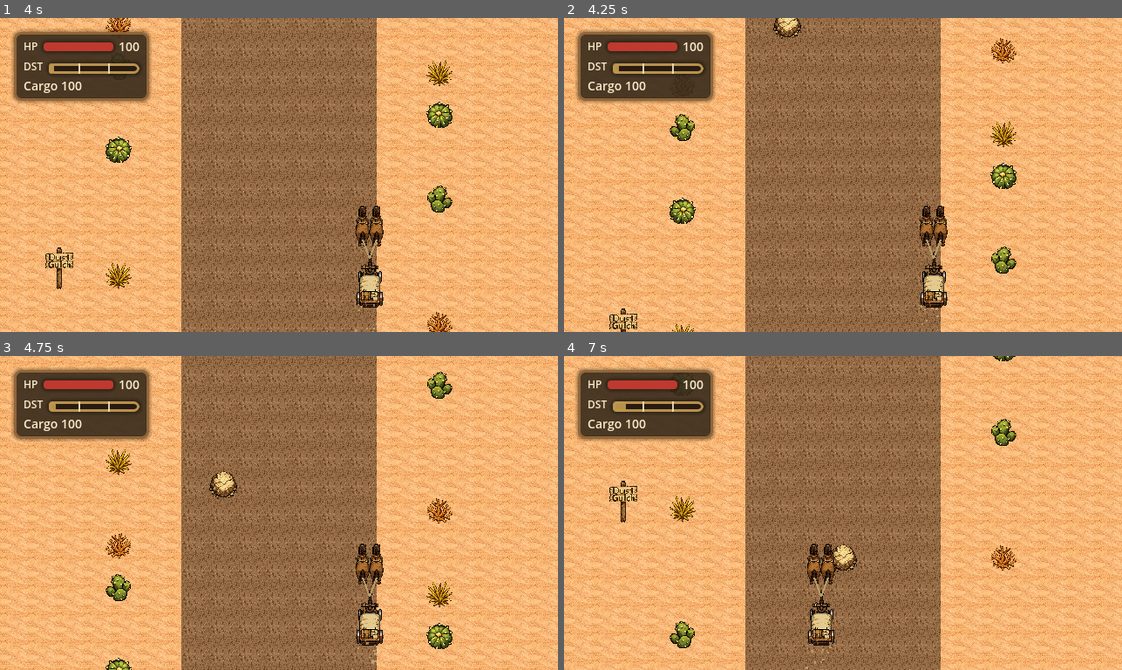
Above: before the commit, frames 1-4 (two rows, left to right).
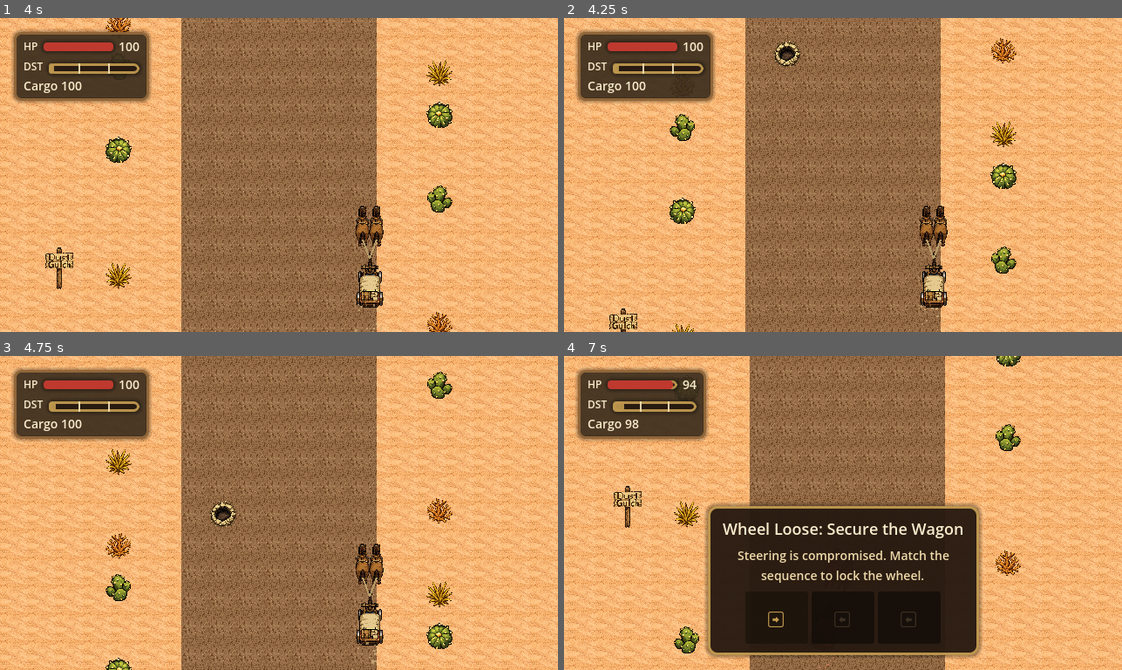
Above: after the commit, the same moments.

Repository: bbenefield89/The-Last-Delivery-to-Dust-Gulch
Game: Godot game, scene res://Scenes/AppRoot/AppRoot.tscn
The game is run twice, just before and just after one commit, with the same random seed, the same clock (stepped at 60 frames per second) and the same inputs. Sound files missing from this copy of the repository are replaced by a short silence.
Inputs (mouse positions are in pixels of both pictures, inside the frame that each line leads up to):
- Up to frame 1 (4 s): click "Play" at 0.5 s; click "Play" at 1.25 s; tap Enter (ui_accept) at 2, 2.27 s; move the mouse to (401, 159) at 2.02 s; hold D (steer_right) 2.03-2.75 s; tap T (return_to_title) at 2.1 s; click (401, 159) at 2.17 s; drag from (167, 190) to (251, 237) at 2.77 s; move the mouse to (334, 105) at 3.52 s; hold D (steer_right) from 3.53 s (still down); tap Alt at 3.6 s
- Up to frame 2 (4.25 s): keep holding D (steer_right)
- Up to frame 3 (4.75 s): release D (steer_right) at 4.25 s; drag from (251, 575) to (111, 465) at 4.27 s
- Up to frame 4 (7 s): move the mouse to (1010, 560) at 5.02 s; hold A (steer_left) 5.03-5.75 s; tap Backspace at 5.1 s; tap Enter (ui_accept) at 5.27 s; drag from (675, 465) to (759, 434) at 5.77 s; move the mouse to (870, 513) at 6.52 s; hold S from 6.53 s (still down); tap F at 6.6 s; click (870, 513) at 6.67 s

Frame 1 is identical in both runs. In frame 2, 0.5% of the frame differs, in the area x 37-43%, y 0-16%; in frame 3, 0.6%; in frame 4, 50%, in the area x 0-100%, y 0-100%.

Commit message:
feat(hazards): differentiate potholes and rocks

Diff:
--- a/Scripts/Hazards/hazard_spawner.gd
+++ b/Scripts/Hazards/hazard_spawner.gd
@@ -110,10 +110,10 @@
 ## Returns the current band definition for the active route progress.
 func _get_active_band() -> SpawnBand:
 	if _route_progress_ratio < 0.33:
-		return SpawnBand.new(520.0, 660.0, 6, 2, 4, 0, false)
+		return SpawnBand.new(500.0, 620.0, 8, 1, 3, 0, false)
 	if _route_progress_ratio < 0.66:
-		return SpawnBand.new(420.0, 560.0, 4, 3, 3, 2, false)
-	return SpawnBand.new(320.0, 460.0, 4, 5, 3, 2, true)
+		return SpawnBand.new(400.0, 520.0, 6, 2, 3, 1, false)
+	return SpawnBand.new(300.0, 420.0, 5, 3, 3, 1, true)
 
 
 ## Rolls a hazard type from the current band's weights.
@@ -223,8 +223,8 @@
 		&"rock":
 			return {
 				"texture": rock_texture,
-				"damage": 15,
-				"cargo_damage": 7,
+				"damage": 18,
+				"cargo_damage": 9,
 				"size": Vector2(36.0, 36.0),
 			}
 		&"tumbleweed":
@@ -244,8 +244,8 @@
 		_:
 			return {
 				"texture": pothole_texture,
-				"damage": 10,
-				"cargo_damage": 4,
+				"damage": 6,
+				"cargo_damage": 2,
 				"size": Vector2(32.0, 24.0),
 			}
 
--- a/Tests/Unit/test_hazard_spawner.gd
+++ b/Tests/Unit/test_hazard_spawner.gd
@@ -30,32 +30,32 @@
 
 	spawner._route_progress_ratio = 0.0
 	var early_band = spawner._get_active_band()
-	assert_eq(early_band.spacing_min, 520.0)
-	assert_eq(early_band.spacing_max, 660.0)
-	assert_eq(early_band.weights.pothole, 6)
-	assert_eq(early_band.weights.rock, 2)
-	assert_eq(early_band.weights.tumbleweed, 4)
+	assert_eq(early_band.spacing_min, 500.0)
+	assert_eq(early_band.spacing_max, 620.0)
+	assert_eq(early_band.weights.pothole, 8)
+	assert_eq(early_band.weights.rock, 1)
+	assert_eq(early_band.weights.tumbleweed, 3)
 	assert_eq(early_band.weights.livestock, 0)
 	assert_false(early_band.allows_pressure_pair)
 
 	spawner._route_progress_ratio = 0.5
 	var mid_band = spawner._get_active_band()
-	assert_eq(mid_band.spacing_min, 420.0)
-	assert_eq(mid_band.spacing_max, 560.0)
-	assert_eq(mid_band.weights.pothole, 4)
-	assert_eq(mid_band.weights.rock, 3)
+	assert_eq(mid_band.spacing_min, 400.0)
+	assert_eq(mid_band.spacing_max, 520.0)
+	assert_eq(mid_band.weights.pothole, 6)
+	assert_eq(mid_band.weights.rock, 2)
 	assert_eq(mid_band.weights.tumbleweed, 3)
-	assert_eq(mid_band.weights.livestock, 2)
+	assert_eq(mid_band.weights.livestock, 1)
 	assert_false(mid_band.allows_pressure_pair)
 
 	spawner._route_progress_ratio = 0.8
 	var late_band = spawner._get_active_band()
-	assert_eq(late_band.spacing_min, 320.0)
-	assert_eq(late_band.spacing_max, 460.0)
-	assert_eq(late_band.weights.pothole, 4)
-	assert_eq(late_band.weights.rock, 5)
+	assert_eq(late_band.spacing_min, 300.0)
+	assert_eq(late_band.spacing_max, 420.0)
+	assert_eq(late_band.weights.pothole, 5)
+	assert_eq(late_band.weights.rock, 3)
 	assert_eq(late_band.weights.tumbleweed, 3)
-	assert_eq(late_band.weights.livestock, 2)
+	assert_eq(late_band.weights.livestock, 1)
 	assert_true(late_band.allows_pressure_pair)
 
 
@@ -82,16 +82,16 @@
 
 	for roll_index in range(12):
 		var early_plan = _prime_seeded_plan(spawner, 100 + roll_index, 0.1)
-		assert_true(early_plan.spacing >= 520.0)
-		assert_true(early_plan.spacing <= 660.0)
+		assert_true(early_plan.spacing >= 500.0)
+		assert_true(early_plan.spacing <= 620.0)
 
 		var mid_plan = _prime_seeded_plan(spawner, 200 + roll_index, 0.5)
-		assert_true(mid_plan.spacing >= 420.0)
-		assert_true(mid_plan.spacing <= 560.0)
+		assert_true(mid_plan.spacing >= 400.0)
+		assert_true(mid_plan.spacing <= 520.0)
 
 		var late_plan = _prime_seeded_plan(spawner, 300 + roll_index, 0.9)
-		assert_true(late_plan.spacing >= 320.0)
-		assert_true(late_plan.spacing <= 460.0)
+		assert_true(late_plan.spacing >= 300.0)
+		assert_true(late_plan.spacing <= 420.0)
 
 
 func test_seeded_rolls_randomize_lane_selection_across_seven_lanes() -> void:
@@ -242,5 +242,33 @@
 	)
 	assert_eq(collisions.size(), 1)
 	assert_eq(collisions[0]["type"], &"pothole")
-	assert_eq(collisions[0]["damage"], 10)
-	assert_eq(collisions[0]["cargo_damage"], 4)
+	assert_eq(collisions[0]["damage"], 6)
+	assert_eq(collisions[0]["cargo_damage"], 2)
+
+
+func test_spawn_bands_when_sampled_many_times_then_potholes_outnumber_rocks() -> void:
+	var spawner := _create_seeded_spawner()
+	await wait_process_frames(1)
+
+	for progress_ratio in [0.1, 0.5, 0.85]:
+		var pothole_count := 0
+		var rock_count := 0
+		for roll_index in range(240):
+			var plan = _prime_seeded_plan(spawner, 1600 + roll_index + int(progress_ratio * 1000.0), progress_ratio)
+			if plan.hazard_type == &"pothole":
+				pothole_count += 1
+			elif plan.hazard_type == &"rock":
+				rock_count += 1
+
+		assert_true(pothole_count > rock_count)
+
+
+func test_hazard_profiles_when_comparing_pothole_and_rock_then_rock_is_the_punishing_hit() -> void:
+	var spawner := _create_seeded_spawner()
+	await wait_process_frames(1)
+
+	var pothole_profile: Dictionary = spawner._get_hazard_profile(&"pothole")
+	var rock_profile: Dictionary = spawner._get_hazard_profile(&"rock")
+
+	assert_true(rock_profile["damage"] > pothole_profile["damage"])
+	assert_true(rock_profile["cargo_damage"] > pothole_profile["cargo_damage"])
--- a/Tests/Unit/test_run_scene.gd
+++ b/Tests/Unit/test_run_scene.gd
@@ -237,14 +237,36 @@
 	scene._process(0.0)
 	await wait_process_frames(1)
 
-	assert_eq(state.wagon_health, 90)
-	assert_eq(state.cargo_value, 96)
+	assert_eq(state.wagon_health, 94)
+	assert_eq(state.cargo_value, 98)
 	assert_eq(state.last_hit_hazard, &"pothole")
+	assert_eq(state.active_failure, &"wheel_loose")
+	assert_eq(state.current_failure.source_hazard, &"pothole")
 
 	var pothole_impact_player: AudioStreamPlayer = scene.get_node("%PotholeImpactPlayer")
 	var fallback_impact_player: AudioStreamPlayer = scene.get_node("%ImpactPlayer")
 	assert_true(pothole_impact_player.playing)
 	assert_false(fallback_impact_player.playing)
+
+
+func test_rock_collision_when_it_hits_then_it_causes_the_heavier_wheel_loose_punishment() -> void:
+	var scene = RUN_SCENE.instantiate()
+	add_child_autofree(scene)
+	await wait_process_frames(1)
+
+	var state := RunStateType.new()
+	_setup_active_run(scene, state)
+
+	_spawn_test_hazard(scene, &"rock")
+	await wait_process_frames(1)
+	scene._process(0.0)
+	await wait_process_frames(1)
+
+	assert_eq(state.wagon_health, 82)
+	assert_eq(state.cargo_value, 91)
+	assert_eq(state.last_hit_hazard, &"rock")
+	assert_eq(state.active_failure, &"wheel_loose")
+	assert_eq(state.current_failure.source_hazard, &"rock")
 
 
 func test_near_miss_when_hazard_passes_close_without_collision_then_bonus_and_callout_are_awarded_once() -> void:
Not shown, changed: kanban_tasks_data.kanban
